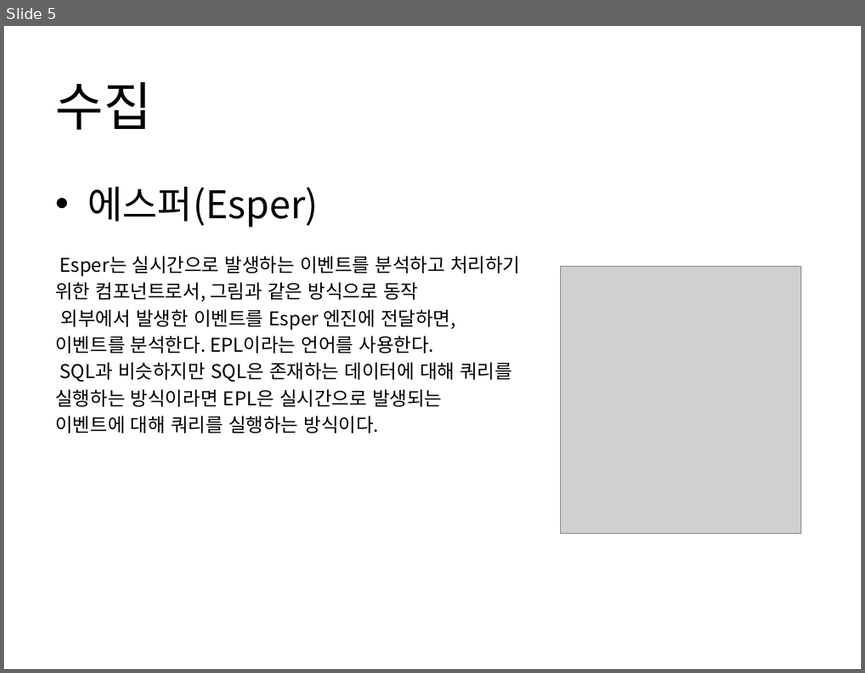
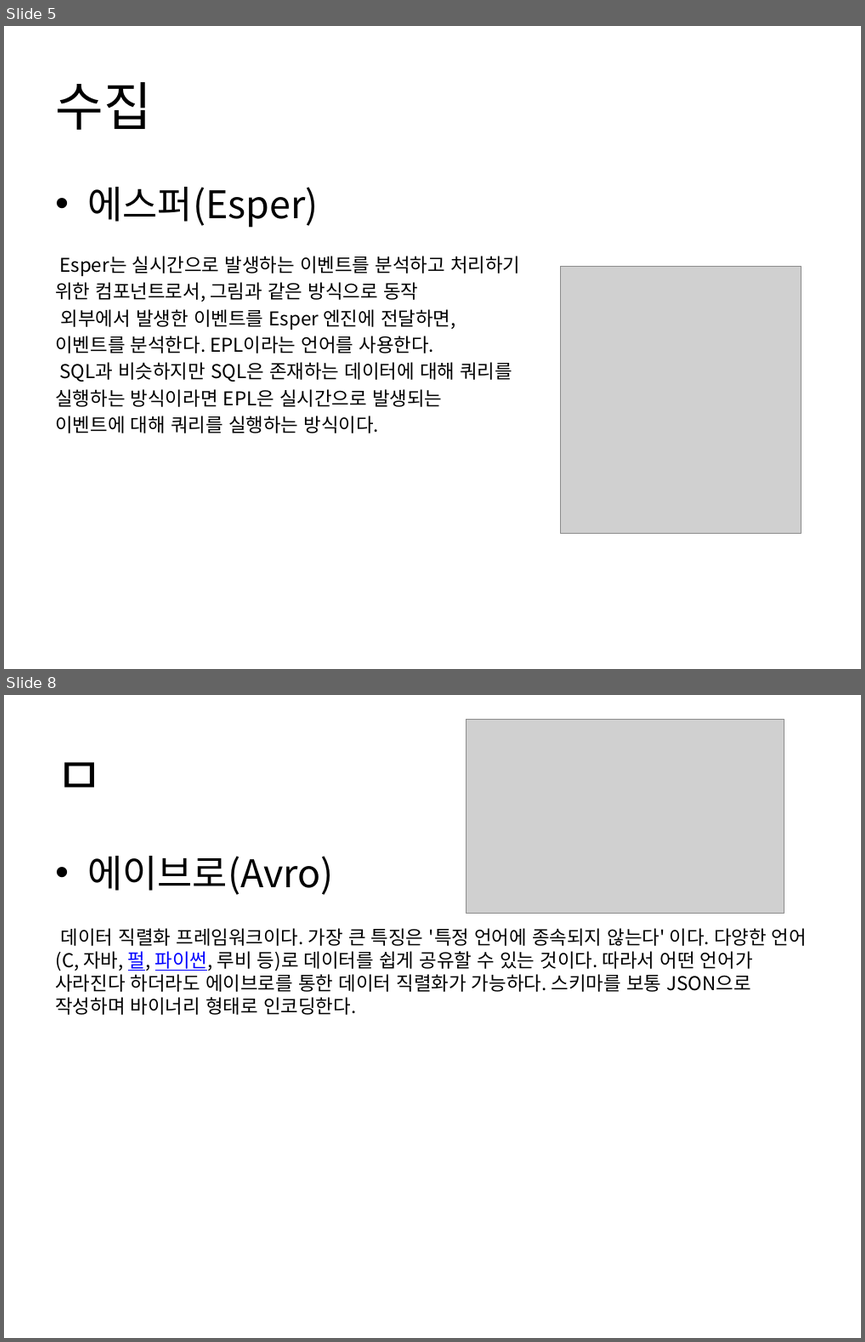
Before and after one commit to Heechul90/BigData_Project, a slide deck: 하둡에코시스템.pptx. Shown one above the other, each under a label of ours: slide 5 before the commit, slides 5 and 8 after it; the slides between them are not shown. The pictures are 865x673 and 865x1342 pixels, drawn with LibreOffice and Linux fonts; fonts in the diff are those of the drawing; grey boxes stand for pictures. Boxes give left, top, right and bottom in pixels: in the first picture for what was removed or moved away, otherwise in the second. Text is boxed around its words. In the diff, an @@ line names an element or a change of style, - is before the commit and + after.

```diff
--- a/하둡에코시스템.pptx
+++ b/하둡에코시스템.pptx
@@ slide 8 added at (x1=4, y1=695, x2=861, y2=1338), background #FFFFFF @@
@@ picture added at (x1=466, y1=720, x2=783, y2=913) @@
@@ title added at (x1=55, y1=762, x2=103, y2=788), 44 pt, text #000000 @@
+ㅁ
@@ text added at (x1=55, y1=856, x2=806, y2=1015), 16 pt, text #000000 @@
+• 에이브로(Avro)
+데이터 직렬화 프레임워크이다. 가장 큰 특징은 '특정 언어에 종속되지 않는다' 이다. 다양한 언어(C, 자바, 펄, 파이썬, 루비 등)로 데이터를 쉽게 공유할 수 있는 것이다. 따라서 어떤 언어가 사라진다 하더라도 에이브로를 통한 데이터 직렬화가 가능하다. 스키마를 보통 JSON으로 작성하며 바이너리 형태로 인코딩한다.
```
Also in this commit, not shown: 6 other slides added, 1 other file.
